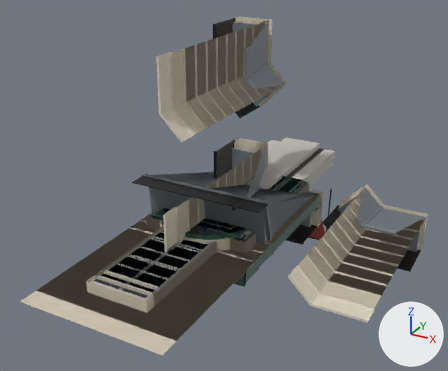
One commit to the glTF model public/assets/kit.glb: the scene before it, then after it.
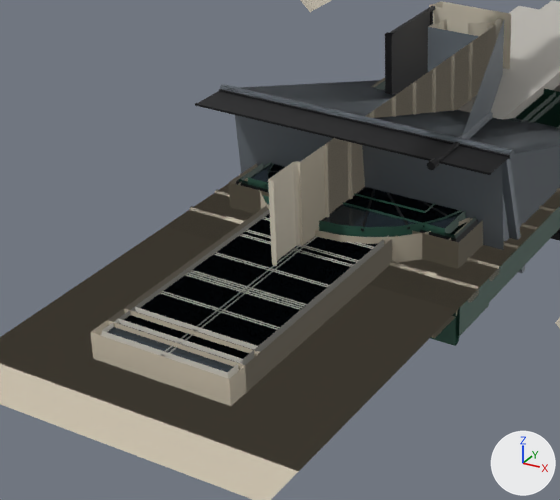
The first picture shows the older version from a 50 mm lens placed at (6.05, -13.1, 6.23), pointed at (0.33, -2.7, 1.03). The close-ups show the older and then the newer version on the part from 11% to 65% of the width and 37% to 95% of the height of that picture. Only the edits that show in the close-ups are written down. Every picture has the same lights, and +X, +Y and +Z are marked at lower right. Where no turn or scale is listed for an object, it has been applied to the vertices. Vertices at exactly the same position are counted once.

In view in the first close-up: 'G_bay.door_arched.001', 'G_bay.door_glazed.001', 'G_bay.door_rect.001', 'G_bay.shop_cafe.001', 'G_bay.shop_wood.001', 'G_corner.pier.001', 'NA_tall.window.001', 'NS_tall.window.001', 'R_chimney.stack6.001', 'R_mansard.dormer_atelier.001', 'R_mansard.dormer_oeil.001', 'R_ridge.cresting.001', 'SS_tall.window.001', 'balcony.corner.001' and 21 more.
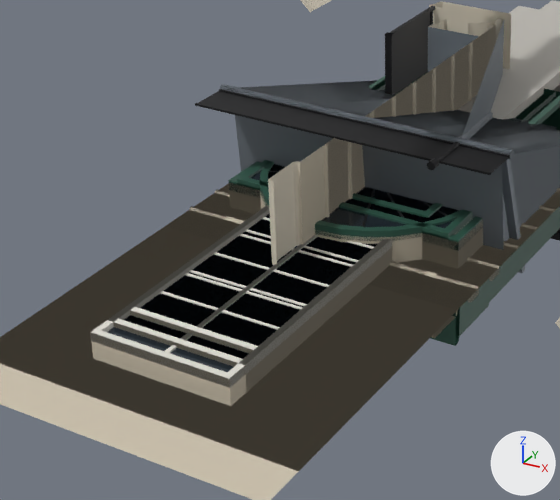
Location of each change, [x1, y1, x2, y2] in pixels of the close-ups (560 x 500 px):
'NA_tall.window.001', reshaped: before [0, 205, 479, 469]; after [0, 184, 560, 471]
'SS_tall.window.001', reshaped: before [0, 184, 560, 471]; after [0, 206, 500, 470]
'G_bay.door_arched.001', reshaped: before [191, 85, 560, 298]; after [191, 79, 560, 298]
'G_bay.door_rect.001', reshaped: before [165, 85, 560, 338]; after [165, 80, 560, 307]
'G_bay.shop_cafe.001', reshaped: before [170, 78, 558, 307]; after [170, 76, 558, 338]
'G_bay.door_glazed.001', reshaped (mostly hidden): before [191, 89, 560, 308]; after [191, 72, 560, 308]
part 1 of me_g_bay_door_arched, added: after [260, 79, 560, 241]
part 2 of me_g_bay_door_glazed, added (mostly hidden): after [352, 72, 560, 218]
part 3 of me_g_bay_door_rect, added: after [237, 80, 560, 243]
part 4 of me_g_bay_shop_cafe, added: after [228, 76, 483, 251]
part 5 of me_na_tall_window, added: after [108, 205, 392, 374]
part 6 of me_ns_tall_window, added: after [91, 208, 392, 388]
part 7 of me_ss_tall_window, added: after [125, 206, 392, 358]
'R_mansard.dormer_segment.001', unchanged, uncovered by the edit: before [251, 82, 559, 145]; after [220, 81, 559, 159]
'R_mansard.dormer_zinc.001', unchanged, covered by the edit: before [260, 85, 560, 154]
'R_mansard.dormer_triangle.001', unchanged, uncovered by the edit: after [263, 85, 560, 154]

What the commit changed:
me_g_bay_door_arched is used by ob_g_bay_door_arched_001; location (0.0, 0.0, 0.0).
me_g_bay_door_arched had 463 vertices, 650 faces and spanned x -1.5..1.5, y -4.4..0.0, z -0.12..0.32.
me_g_bay_door_arched now has 480 vertices, 718 faces and spans x -1.5..1.5, y -4.4..0.0, z -0.12..0.32.
Part 1, on me_g_bay_door_arched:
17 new vertices lie (0.0, 0.0, 0.1) away from vertices in x -1.1..1.1, y -3.8..0.0, z 0.22.
68 new faces join them, mat_paint (dark green #30594b).
me_g_bay_door_glazed is used by ob_g_bay_door_glazed_001; location (0.0, 0.0, 0.0).
me_g_bay_door_glazed had 368 vertices, 478 faces and spanned x -1.5..1.5, y -4.4..0.0, z -0.12..0.32.
me_g_bay_door_glazed now has 372 vertices, 494 faces and spans x -1.5..1.5, y -4.4..0.0, z -0.12..0.32.
Part 2, on me_g_bay_door_glazed:
4 vertices are added at (0.8, -3.2, 0.32), (0.8, 0.0, 0.32), (-0.8, -3.2, 0.32), (-0.8, 0.0, 0.32).
16 new faces join them, mat_paint (dark green #30594b).
me_g_bay_door_rect is used by ob_g_bay_door_rect_001; location (0.0, 0.0, 0.0).
me_g_bay_door_rect had 332 vertices, 410 faces and spanned x -1.5..1.5, y -4.4..0.0, z -0.13..0.32.
me_g_bay_door_rect now has 336 vertices, 426 faces and spans x -1.5..1.5, y -4.4..0.0, z -0.13..0.32.
Part 3, on me_g_bay_door_rect:
4 vertices are added at (1.1, -3.4, 0.32), (1.1, 0.0, 0.32), (-1.1, -3.4, 0.32), (-1.1, 0.0, 0.32).
16 new faces join them, mat_paint (dark green #30594b).
me_g_bay_shop_cafe is used by ob_g_bay_shop_cafe_001; location (0.0, 0.0, 0.0).
me_g_bay_shop_cafe had 256 vertices, 310 faces and spanned x -1.5..1.5, y -4.4..0.0, z -0.05..0.28.
me_g_bay_shop_cafe now has 260 vertices, 326 faces and spans x -1.5..1.5, y -4.4..0.0, z -0.05..0.28.
Part 4, on me_g_bay_shop_cafe:
4 vertices are added at (1.2, -3.4, 0.28), (1.2, 0.0, 0.28), (-1.2, -3.4, 0.28), (-1.2, 0.0, 0.28).
16 new faces join them, mat_paint (dark green #30594b).
me_na_tall_window is used by ob_na_tall_window_001; location (0.0, 0.0, 0.0).
me_na_tall_window had 96 vertices, 118 faces and spanned x -1.5..1.5, y -6.4..0.0, z -0.06..0.24.
me_na_tall_window now has 96 vertices, 144 faces and spans x -1.5..1.5, y -6.4..0.0, z -0.06..0.24.
Part 5, on me_na_tall_window:
26 new faces join them, mat_frame (light grey #e1ded4).
me_ns_tall_window is used by ob_ns_tall_window_001; location (0.0, 0.0, 0.0).
me_ns_tall_window had 104 vertices, 128 faces and spanned x -1.5..1.5, y -6.8..0.0, z -0.06..0.24.
me_ns_tall_window now has 104 vertices, 156 faces and spans x -1.5..1.5, y -6.8..0.0, z -0.06..0.24.
Part 6, on me_ns_tall_window:
28 new faces join them, mat_frame (light grey #e1ded4).
me_ss_tall_window is used by ob_ss_tall_window_001; location (0.0, 0.0, 0.0).
me_ss_tall_window had 104 vertices, 128 faces and spanned x -1.5..1.5, y -6.4..0.0, z -0.06..0.24.
me_ss_tall_window now has 104 vertices, 156 faces and spans x -1.5..1.5, y -6.4..0.0, z -0.06..0.24.
Part 7, on me_ss_tall_window:
28 new faces join them, mat_frame (light grey #e1ded4).
